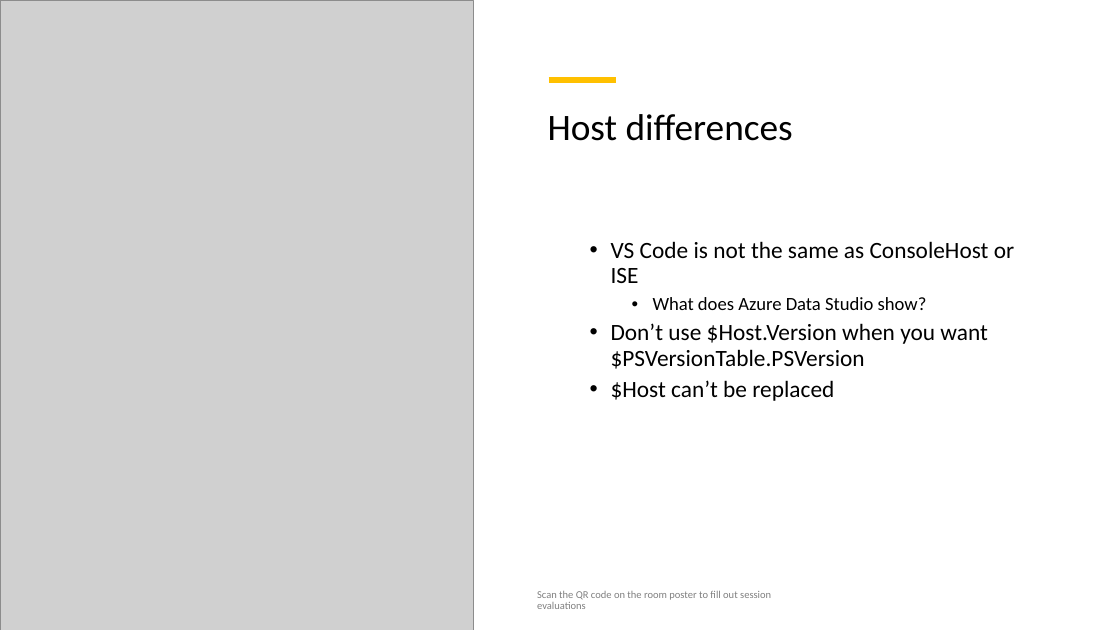
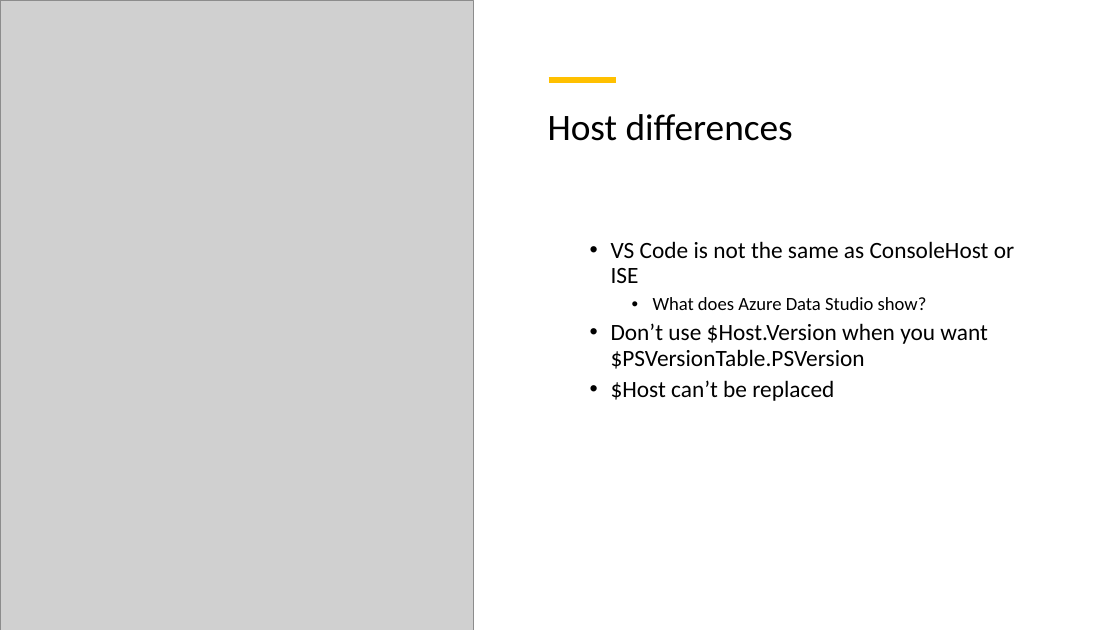
Before and after one commit to sdwheeler/seanonit, a slide deck: slide 8 of pptfiles/Optimizing Your PowerShell Profile.pptx (slide 7 before the commit). Drawn at 1120x630 pixels with LibreOffice and Linux fonts; fonts in the diff are those of the drawing; grey boxes stand for pictures. Boxes give left, top, right and bottom in pixels: in the first picture for what was removed or moved away, otherwise in the second. Text is boxed around its words. In the diff, an @@ line names an element or a change of style, - is before the commit and + after.

```diff
--- a/pptfiles/Optimizing Your PowerShell Profile.pptx
+++ b/pptfiles/Optimizing Your PowerShell Profile.pptx
@@ text removed at [537, 591, 771, 609] @@
-Scan the QR code on the room poster to fill out session evaluations
```
Also in this commit, not shown: 11 other slides changed, 1 slide added, 17 other files.
